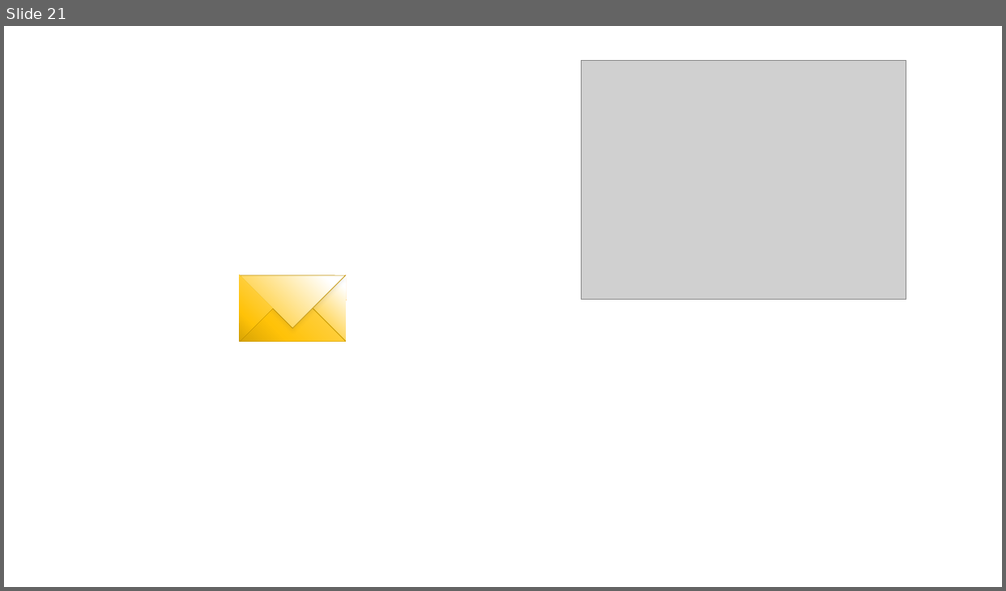
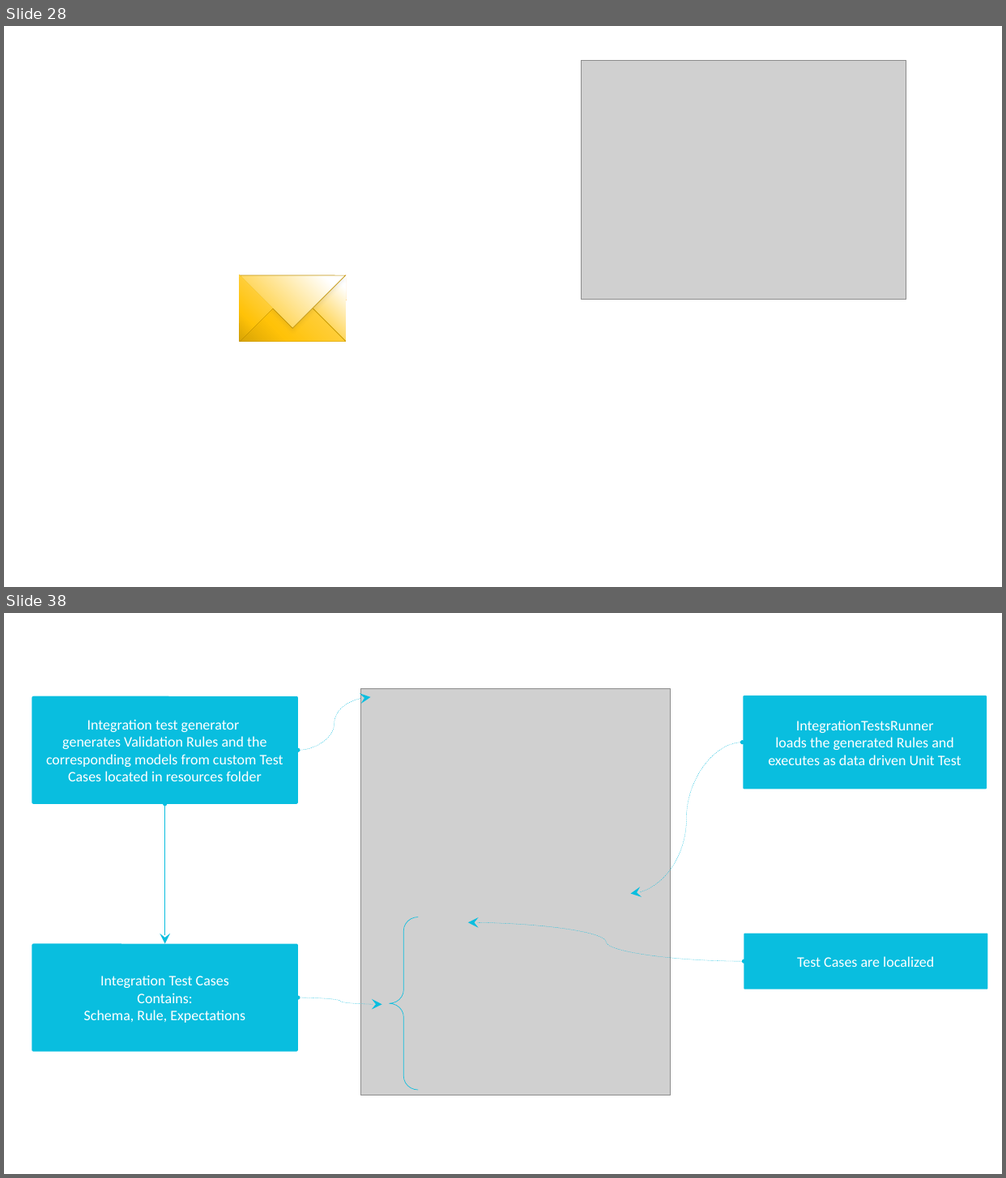
Before and after one commit to openvalidation/openvalidation, a slide deck: docs/ci/Architecture.pptx. Shown one above the other, each under a label of ours: slide 21 before the commit, slides 28 and 38 after it; the slides between them are not shown. The pictures are 1006x591 and 1006x1178 pixels, drawn with LibreOffice and Linux fonts; fonts in the diff are those of the drawing; grey boxes stand for pictures. Boxes give left, top, right and bottom in pixels: in the first picture for what was removed or moved away, otherwise in the second. Text is boxed around its words. In the diff, an @@ line names an element or a change of style, - is before the commit and + after.

```diff
--- a/docs/ci/Architecture.pptx
+++ b/docs/ci/Architecture.pptx
@@ slide 38 added at box(4, 613, 1002, 1174), background #FFFFFF @@
@@ rounded rectangle added at box(32, 696, 298, 804), fill #09BEDF, 14 pt, text #FFFFFF @@
+Integration test generator
+generates Validation Rules and the corresponding models from custom Test Cases located in resources folder
@@ curved double arrow added from (298, 750) to (371, 697), #09BEDF 0.25 pt dashed @@
@@ picture added at box(361, 688, 671, 1096) @@
@@ rounded rectangle added at box(743, 696, 987, 789), fill #09BEDF, 14 pt, text #FFFFFF @@
+IntegrationTestsRunner
+loads the generated Rules and executes as data driven Unit Test
@@ curved double arrow added from (742, 743) to (631, 894), #09BEDF 0.25 pt dashed @@
@@ double arrow added from (165, 804) to (165, 944), #09BEDF 0.25 pt dashed @@
@@ left brace added at box(390, 918, 419, 1091), outline #09BEDF 0.5 pt @@
@@ curved double arrow added from (744, 962) to (468, 923), #09BEDF 0.25 pt dashed @@
@@ rounded rectangle added at box(32, 944, 298, 1052), fill #09BEDF, 14 pt, text #FFFFFF @@
+Integration Test Cases
+Contains:
+Schema, Rule, Expectations
@@ rounded rectangle added at box(744, 934, 988, 990), fill #09BEDF, 14 pt, text #FFFFFF @@
+Test Cases are localized
@@ curved double arrow added from (298, 998) to (382, 1004), #09BEDF 0.25 pt dashed @@
@@ what was slide 21 is now slide 28 @@
```
Also in this commit, not shown: 17 other slides added, 1 other file.
